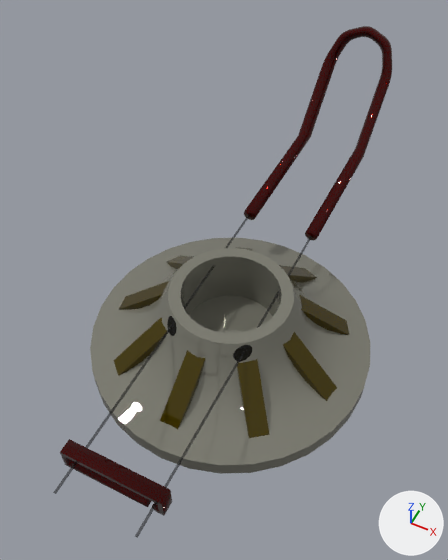
A saved change to the Blender file Modulo 1 - Manual de operación de - grúa articulada Fassi, Hiab, Hyva/views/componentes/Palo/Fire.blend.
One viewpoint serves both versions: a camera (50 mm lens) standing at (3.65, -7.63, 11.71) and looking at (-0.45, 0.58, 1.45). Lighting does not change. The marker at lower right points along +X, +Y and +Z.
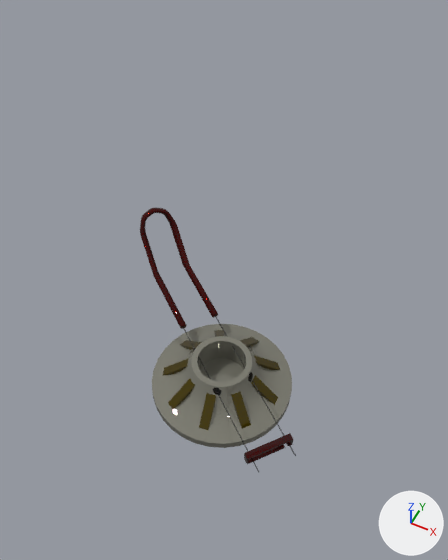
Where the change shows, as pixel boxes (x1, y1, x2, y2) in the pictures (448 x 560 px):
'Cylinder', moved, turned, rescaled
    before: (90, 238, 370, 474)
    after: (152, 324, 292, 448)
'Cube', moved, turned, rescaled
    before: (113, 247, 349, 438)
    after: (162, 330, 280, 430)
'Cylinder.003', moved, turned, rescaled
    before: (60, 26, 392, 516)
    after: (140, 207, 293, 464)
'Cylinder.006', moved, turned, rescaled
    before: (60, 439, 172, 515)
    after: (245, 433, 293, 459)
'Cylinder.005', moved, turned, rescaled
    before: (53, 215, 312, 538)
    after: (183, 315, 296, 473)
'Cylinder.001', moved, turned, rescaled
    before: (167, 276, 289, 362)
    after: (193, 348, 253, 395)

Diff of the bpy script that builds the scene:
```diff
--- a/Modulo 1 - Manual de operación de - grúa articulada Fassi, Hiab, Hyva/views/componentes/Palo/Fire.blend.py
+++ b/Modulo 1 - Manual de operación de - grúa articulada Fassi, Hiab, Hyva/views/componentes/Palo/Fire.blend.py
@@ ob_cylinder @@
 ob_cylinder = bpy.data.objects.new('Cylinder', me_cylinder_002)
-ob_cylinder.location = (0.0, 0.0, 0.0)
+ob_cylinder.location = (0.3, -1.03, 0.0)
+ob_cylinder.rotation_euler = (0.0, 0.0, 0.894)  # degrees (0, 0, 51)
+ob_cylinder.scale = (0.485, 0.485, 0.485)
@@ ob_cube @@
 ob_cube = bpy.data.objects.new('Cube', me_cube)
-ob_cube.location = (0.0, 0.0, 0.0)
-ob_cube.rotation_euler = (0.0, 0.0, -0.375)  # degrees (0, 0, -21)
-ob_cube.scale = (0.241, 1.0, 1.0)
+ob_cube.location = (0.3, -1.03, 0.0)
+ob_cube.rotation_euler = (0.0, 0.0, 0.519)  # degrees (0, 0, 30)
+ob_cube.scale = (0.117, 0.485, 0.485)
@@ ob_cylinder_001 @@
 ob_cylinder_001 = bpy.data.objects.new('Cylinder.001', me_cylinder_003)
-ob_cylinder_001.location = (0.0, 0.0, 0.0)
+ob_cylinder_001.location = (0.3, -1.03, 0.0)
+ob_cylinder_001.rotation_euler = (0.0, 0.0, 0.894)  # degrees (0, 0, 51)
+ob_cylinder_001.scale = (0.485, 0.485, 0.485)
@@ ob_cylinder_003 @@
 ob_cylinder_003 = bpy.data.objects.new('Cylinder.003', me_cylinder_005)
-ob_cylinder_003.location = (0.0, 1.28, 0.0)
+ob_cylinder_003.location = (-0.18, -0.64, 0.0)
+ob_cylinder_003.rotation_euler = (0.0, 0.0, 0.894)  # degrees (0, 0, 51)
+ob_cylinder_003.scale = (0.485, 0.485, 0.485)
@@ ob_cylinder_005 @@
 ob_cylinder_005 = bpy.data.objects.new('Cylinder.005', me_cylinder_009)
-ob_cylinder_005.location = (0.0, 1.21, 0.0)
-ob_cylinder_005.scale = (0.866, 1.1, 0.866)
+ob_cylinder_005.location = (-0.16, -0.66, 0.0)
+ob_cylinder_005.rotation_euler = (0.0, 0.0, 0.894)  # degrees (0, 0, 51)
+ob_cylinder_005.scale = (0.42, 0.532, 0.42)
@@ ob_cylinder_006 @@
 ob_cylinder_006 = bpy.data.objects.new('Cylinder.006', me_cylinder_010)
-ob_cylinder_006.location = (0.0, 1.28, 0.0)
+ob_cylinder_006.location = (-0.18, -0.64, 0.0)
+ob_cylinder_006.rotation_euler = (0.0, 0.0, 0.894)  # degrees (0, 0, 51)
+ob_cylinder_006.scale = (0.485, 0.485, 0.485)
```
